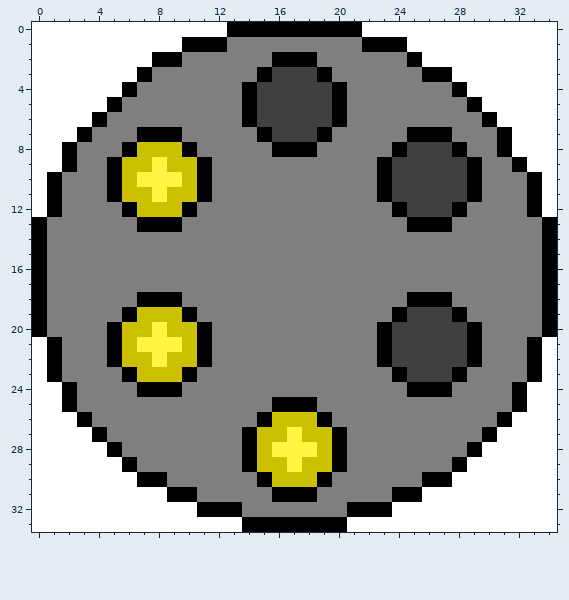
Pixel-art sprite, stored at src/images/sprites/wildWest/AmmoThree.png. The picture above was drawn from the file before the commit.
The file is 35x34 pixels.
New version:
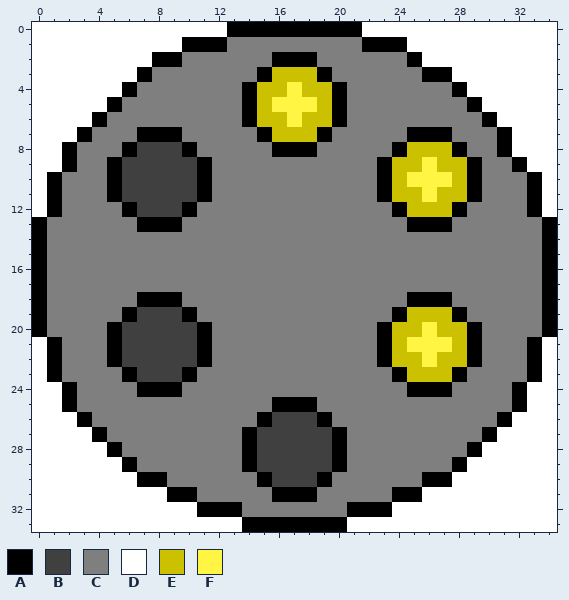
Palette (. is transparent): A #000000  B #404040  C #7f7f7f  D #ffffff  E #ccc100  F #fff542
The edit:
Changed rows in their new state; - is an unchanged pixel.
first column x 6:
 3 ----------EEE----------
 4 ---------EEFEE---------
 5 ---------EFFFE---------
 6 ---------EEFEE---------
 7 ----------EEE----------
 8 -BBB---------------EEE-
 9 BBBBB-------------EEFEE
10 BBBBB-------------EFFFE
11 BBBBB-------------EEFEE
12 -BBB---------------EEE-
first column x 6:
19 -BBB---------------EEE-
20 BBBBB-------------EEFEE
21 BBBBB-------------EFFFE
22 BBBBB-------------EEFEE
23 -BBB---------------EEE-
26 ----------BBB----------
27 ---------BBBBB---------
28 ---------BBBBB---------
29 ---------BBBBB---------
30 ----------BBB----------
